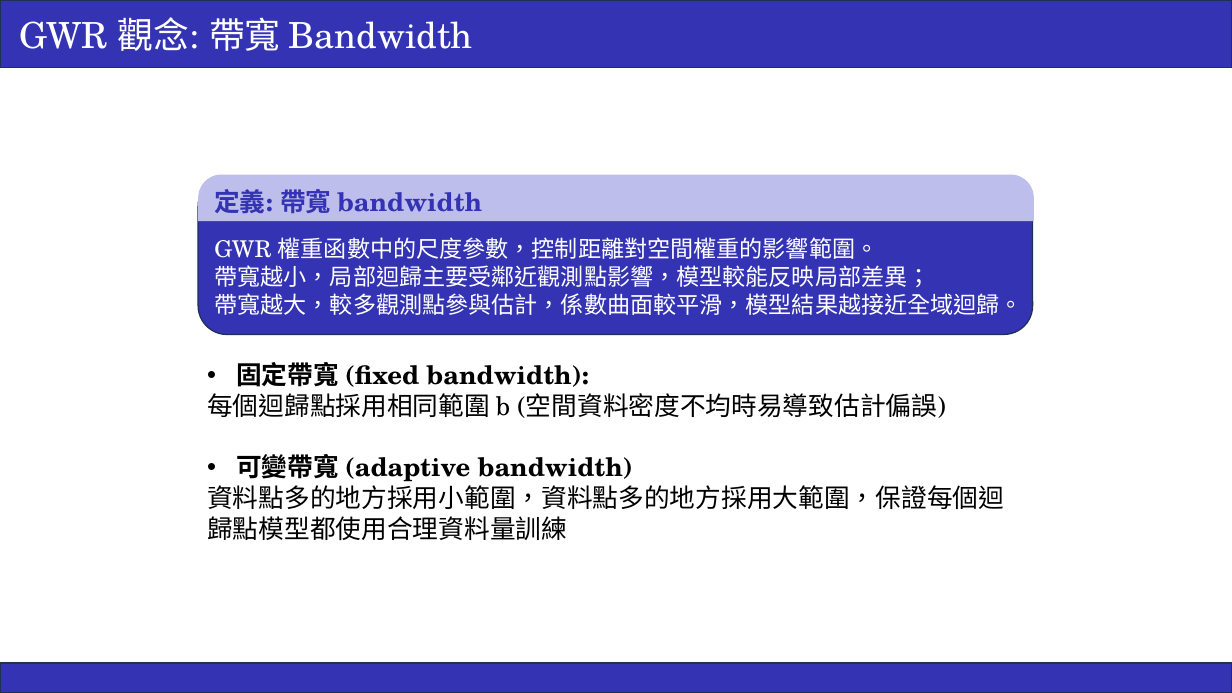
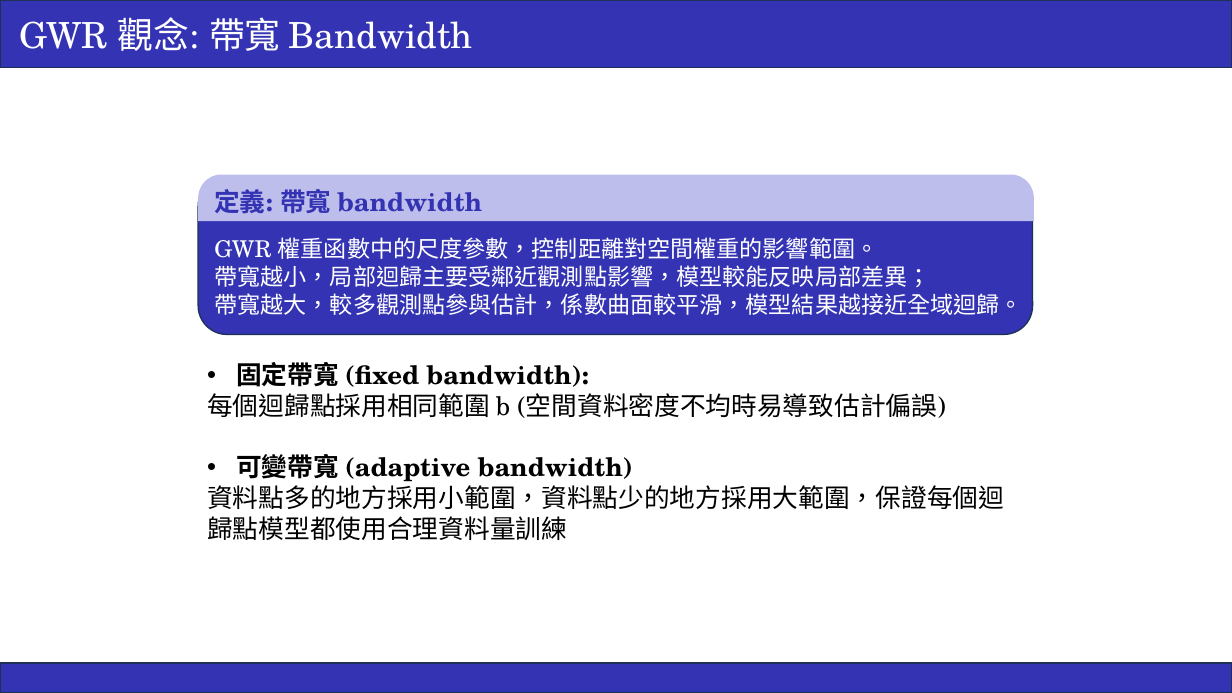
Before and after one commit to ricki0313/GWR_hw, a slide deck: slide 11 of theory_01/report/GWR_report_01.pptx. Drawn at 1232x693 pixels with LibreOffice and Linux fonts; fonts in the diff are those of the drawing. Boxes give left, top, right and bottom in pixels: in the first picture for what was removed or moved away, otherwise in the second. Text is boxed around its words. In the diff, an @@ line names an element or a change of style, - is before the commit and + after.

```diff
--- a/theory_01/report/GWR_report_01.pptx
+++ b/theory_01/report/GWR_report_01.pptx
@@ text at (x1=207, y1=481, x2=1004, y2=540): text changed @@
-資料點多的地方採用小範圍，資料點多的地方採用大範圍，保證每個迴歸點模型都使用合理資料量訓練
+資料點多的地方採用小範圍，資料點少的地方採用大範圍，保證每個迴歸點模型都使用合理資料量訓練
```
Also in this commit, not shown: 4 other slides changed, 5 other files.
